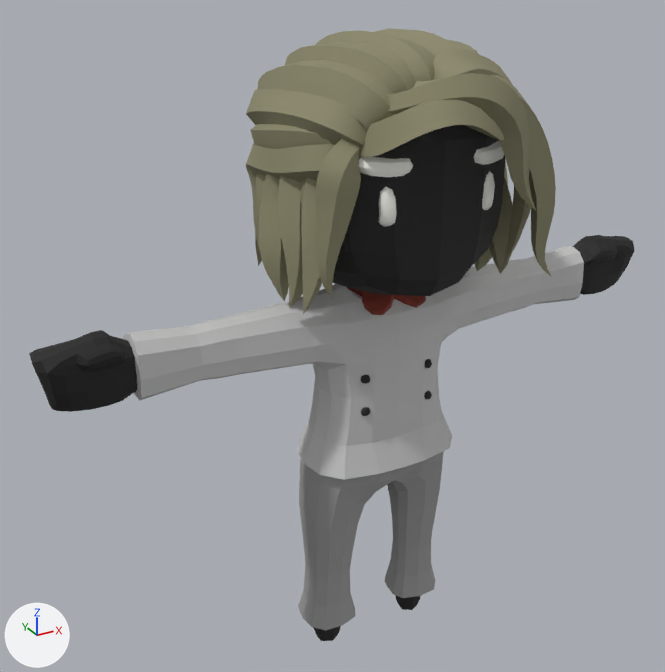
Two versions of the glTF model public/assets/worldstream/rigged/q-chef-woman.glb, one commit apart.
Both versions are drawn from a 50 mm camera at (-1.236, -1.944, 2.042) aimed at (-0.099, 0.122, 1.009). Arrows for +X, +Y and +Z are at lower left; the lights stay in place. The picture after the commit comes second. Where no turn or scale is listed for an object, it has been applied to the vertices. Vertices at exactly the same position are counted once.

The first picture shows 'Body'.
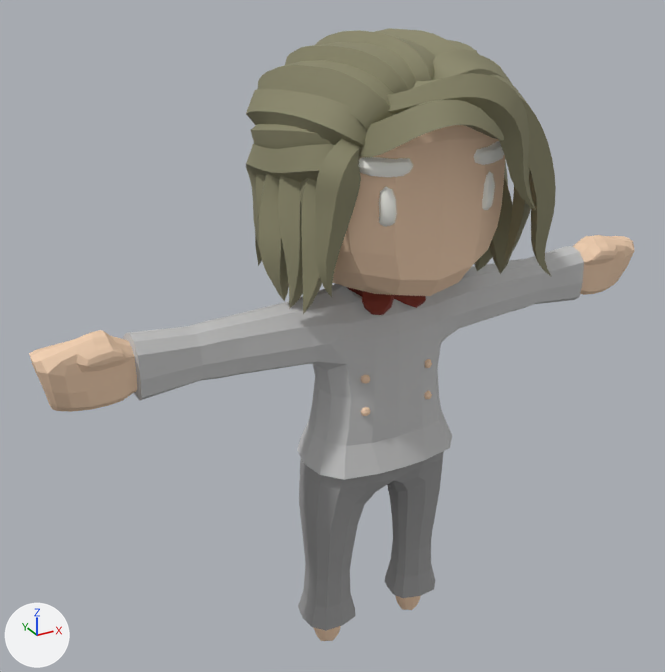
The change, as JSON lines over the scene's bpy script:
```json
{"block": "me_cube_004", "where": "me_cube_004.from_pydata(...)  # 3432 vertices, 6650 faces; spans x -0.92..0.92, y -0.44..0.37, z -0.01..1.82"}
{"block": "me_cube_004", "where": "# used by ob_body; location = (0.002, 0.05, 0.011)"}
{"block": "me_cube_004", "change": "me_cube_004 part 1: 1112 faces centred in x -0.92..0.92, y -0.28..0.28, z -0.01..1.77 are repainted in the vertex colours; the middle colour goes from black #1f1f1f to beige #f2d0b1"}
```

Boxes [x1, y1, x2, y2] around the edits, measured in the pictures (665 x 672 px):
```json
{"part": 1, "of": "me_cube_004", "change": "recoloured", "before": [29, 125, 635, 641], "after": [29, 125, 635, 641]}
```
